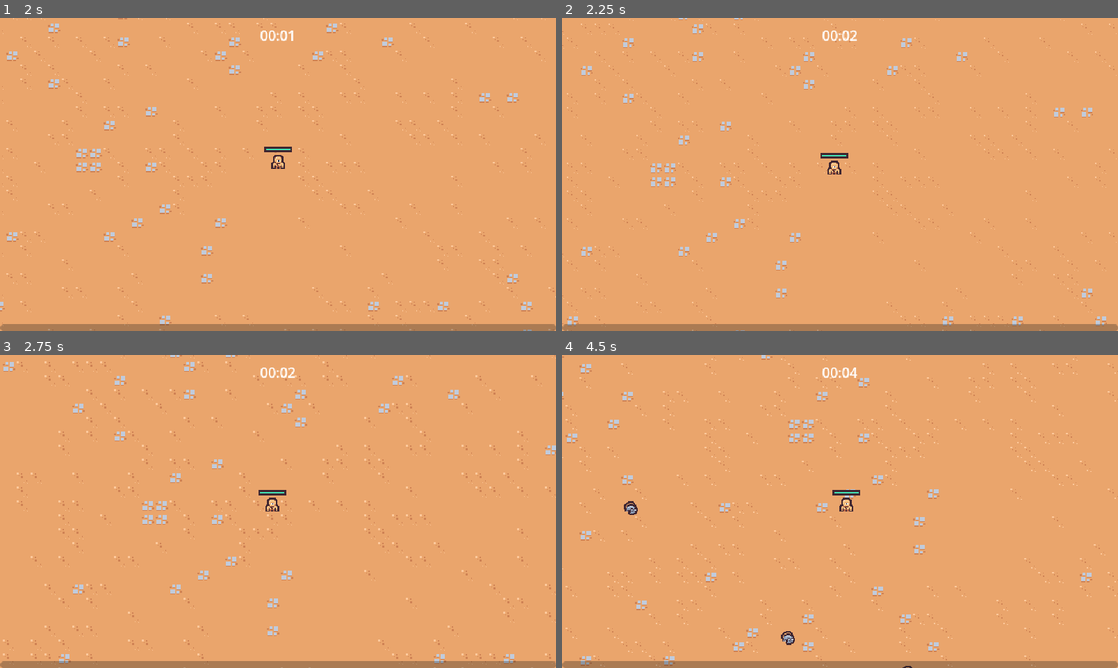
Above: before the commit, frames 1-4 (two rows, left to right).
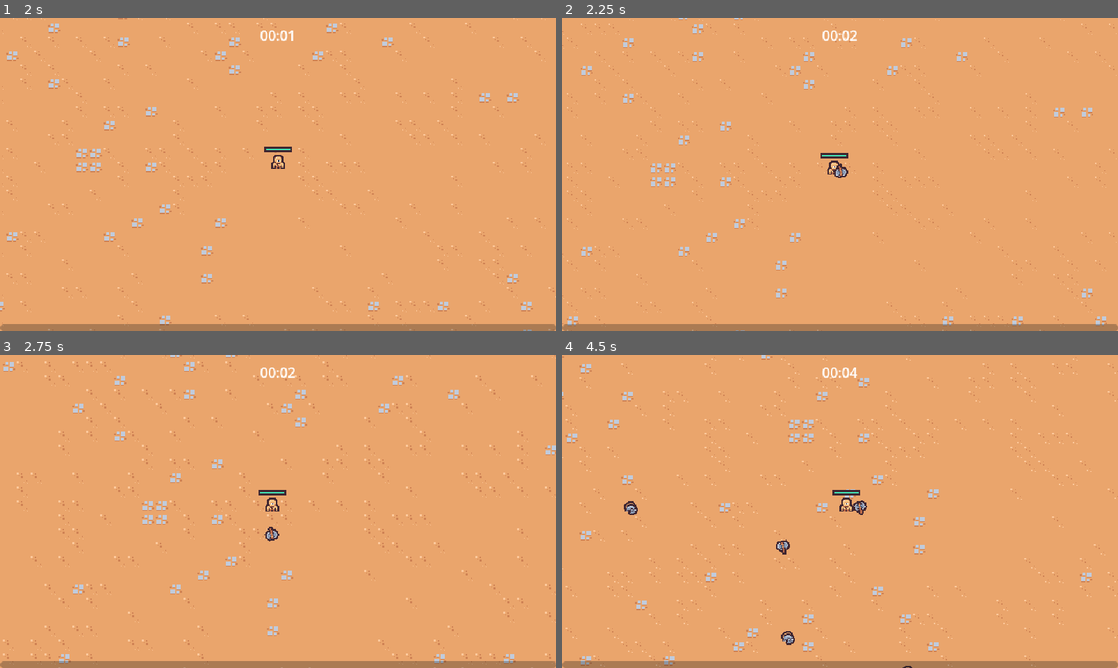
Above: after the commit, the same moments.

Repository: CullsGit/2dsurvivor
Game: Godot game, scene res://scenes/main/main.tscn
Two runs of this game, one before a commit and one after it. Both use one fixed random seed, a clock stepped at 60 frames per second and the inputs below.
Inputs (mouse positions are in pixels of both pictures, inside the frame that each line leads up to):
- Up to frame 1 (2 s): move the mouse to (250, 237) at 0.52 s; press the mouse at (250, 237) at 0.53 s; hold W (move_up) from 0.53 s (still down); move the mouse to (444, 221) at 1.27 s; release the mouse at (444, 221) at 1.28 s; click (444, 221) at 1.35 s
- Up to frame 2 (2.25 s): move the mouse to (673, 127) at 2.02 s; release W (move_up) at 2.03 s; press the mouse at (673, 127) at 2.03 s; hold A (move_left) from 2.03 s (still down)
- Up to frame 3 (2.75 s): keep holding A (move_left)
- Up to frame 4 (4.5 s): move the mouse to (867, 511) at 2.77 s; release the mouse at (867, 511) at 2.78 s; click (867, 511) at 2.85 s; move the mouse to (756, 433) at 3.52 s; release A (move_left) at 3.53 s; press the mouse at (756, 433) at 3.53 s; hold S (move_down) 3.53-4.28 s; move the mouse to (962, 495) at 4.27 s; release the mouse at (962, 495) at 4.28 s; hold D (move_right) from 4.28 s (still down); click (962, 495) at 4.35 s

Frame 1 is identical in both runs. In frame 2, less than 0.1% of the frame differs, in the area x 48-52%, y 46-52%; in frame 3, less than 0.1%; in frame 4, 0.2%, in the area x 38-55%, y 46-64%.

Commit message:
add axe ability, add axe ability animations

Diff:
--- /dev/null
+++ b/scenes/ability/axe_ability/axe_ability.gd
@@ -0,0 +1,25 @@
+extends Node2D
+
+const MAX_RADIUS = 100
+
+@onready var hitbox_component = $HitboxComponent
+
+var base_rotation = Vector2.RIGHT
+
+
+func _ready():
+	base_rotation = Vector2.RIGHT.rotated(randf_range(0, TAU))
+	var tween = create_tween()
+	tween.tween_method(tween_method, 0.0, 2.0, 3)
+	tween.tween_callback(queue_free)
+
+func tween_method(rotations):
+	var percent = rotations / 2
+	var current_radius = percent * MAX_RADIUS
+	var current_direction = base_rotation.rotated(rotations * TAU)
+
+	var player = get_tree().get_first_node_in_group('player')
+	if player == null:
+		return
+
+	global_position = player.global_position + (current_direction * current_radius)
--- /dev/null
+++ b/scenes/ability/axe_ability/axe_ability.tscn
@@ -0,0 +1,62 @@
+[gd_scene load_steps=8 format=3 uid="uid://det8ttpjdc8v0"]
+
+[ext_resource type="Texture2D" uid="uid://cikyhtfiowwax" path="res://scenes/ability/axe_ability/axe.png" id="1_4o2mv"]
+[ext_resource type="Script" uid="uid://c2m4i53bubve7" path="res://scenes/ability/axe_ability/axe_ability.gd" id="1_65u81"]
+[ext_resource type="PackedScene" uid="uid://crh55lkishbnp" path="res://scenes/component/hitbox_component.tscn" id="3_m8265"]
+
+[sub_resource type="Animation" id="Animation_m8265"]
+resource_name = "default"
+length = 0.5
+loop_mode = 1
+tracks/0/type = "value"
+tracks/0/imported = false
+tracks/0/enabled = true
+tracks/0/path = NodePath("Sprite2D:rotation")
+tracks/0/interp = 1
+tracks/0/loop_wrap = true
+tracks/0/keys = {
+"times": PackedFloat32Array(0, 0.5),
+"transitions": PackedFloat32Array(1, 1),
+"update": 0,
+"values": [0.0, 6.28319]
+}
+
+[sub_resource type="Animation" id="Animation_r58rl"]
+length = 0.001
+tracks/0/type = "value"
+tracks/0/imported = false
+tracks/0/enabled = true
+tracks/0/path = NodePath("Sprite2D:rotation")
+tracks/0/interp = 1
+tracks/0/loop_wrap = true
+tracks/0/keys = {
+"times": PackedFloat32Array(0),
+"transitions": PackedFloat32Array(1),
+"update": 0,
+"values": [0.0]
+}
+
+[sub_resource type="AnimationLibrary" id="AnimationLibrary_twdap"]
+_data = {
+&"RESET": SubResource("Animation_r58rl"),
+&"default": SubResource("Animation_m8265")
+}
+
+[sub_resource type="CircleShape2D" id="CircleShape2D_r58rl"]
+
+[node name="AxeAbility" type="Node2D"]
+script = ExtResource("1_65u81")
+
+[node name="AnimationPlayer" type="AnimationPlayer" parent="."]
+libraries = {
+&"": SubResource("AnimationLibrary_twdap")
+}
+autoplay = "default"
+
+[node name="Sprite2D" type="Sprite2D" parent="."]
+texture = ExtResource("1_4o2mv")
+
+[node name="HitboxComponent" parent="." instance=ExtResource("3_m8265")]
+
+[node name="CollisionShape2D" type="CollisionShape2D" parent="HitboxComponent"]
+shape = SubResource("CircleShape2D_r58rl")
--- /dev/null
+++ b/scenes/ability/axe_ability_controller/axe_ability_controller.gd
@@ -0,0 +1,23 @@
+extends Node
+
+@export var axe_ability_scene: PackedScene
+
+var damage = 10
+
+
+func _ready():
+	$Timer.timeout.connect(on_timer_timeout)
+
+func on_timer_timeout():
+	var player = get_tree().get_first_node_in_group("player") as Node2D
+	if player == null:
+		return
+
+	var foreground = get_tree().get_first_node_in_group('foreground_layer') as Node2D
+	if foreground == null:
+		return
+
+	var axe_instance = axe_ability_scene.instantiate() as Node2D
+	foreground.add_child(axe_instance)
+	axe_instance.global_position = player.global_position
+	axe_instance.hitbox_component.damage = damage
--- /dev/null
+++ b/scenes/ability/axe_ability_controller/axe_ability_controller.tscn
@@ -0,0 +1,12 @@
+[gd_scene load_steps=3 format=3 uid="uid://cysv401tytwyl"]
+
+[ext_resource type="Script" uid="uid://b4ors1tkl03vj" path="res://scenes/ability/axe_ability_controller/axe_ability_controller.gd" id="1_s261h"]
+[ext_resource type="PackedScene" uid="uid://det8ttpjdc8v0" path="res://scenes/ability/axe_ability/axe_ability.tscn" id="2_pxip5"]
+
+[node name="AxeAbilityController" type="Node"]
+script = ExtResource("1_s261h")
+axe_ability_scene = ExtResource("2_pxip5")
+
+[node name="Timer" type="Timer" parent="."]
+wait_time = 2.0
+autostart = true
--- a/scenes/game_object/player/player.tscn
+++ b/scenes/game_object/player/player.tscn
@@ -1,9 +1,10 @@
-[gd_scene load_steps=10 format=3 uid="uid://c0rnuwnywvr7p"]
+[gd_scene load_steps=11 format=3 uid="uid://c0rnuwnywvr7p"]
 
 [ext_resource type="Texture2D" uid="uid://cdjc3m375lni4" path="res://scenes/game_object/player/player.png" id="1_8afob"]
 [ext_resource type="Script" uid="uid://buoxmsmue1g3k" path="res://scenes/game_object/player/player.gd" id="1_dovo2"]
 [ext_resource type="PackedScene" uid="uid://blyp5kgr4vss" path="res://scenes/ability/sword_ability_controller/sword_ability_controller.tscn" id="2_gmlin"]
 [ext_resource type="PackedScene" uid="uid://bg7gs4wsbt654" path="res://scenes/component/health_component.tscn" id="3_ss5pk"]
+[ext_resource type="PackedScene" uid="uid://cysv401tytwyl" path="res://scenes/ability/axe_ability_controller/axe_ability_controller.tscn" id="3_tj6oj"]
 
 [sub_resource type="StyleBoxFlat" id="StyleBoxFlat_ss5pk"]
 bg_color = Color(0.247059, 0.14902, 0.192157, 1)
@@ -33,6 +34,8 @@
 [node name="AbilityManager" type="Node" parent="."]
 
 [node name="SwordAbilityController" parent="AbilityManager" instance=ExtResource("2_gmlin")]
+
+[node name="AxeAbilityController" parent="AbilityManager" instance=ExtResource("3_tj6oj")]
 
 [node name="HealthComponent" parent="." instance=ExtResource("3_ss5pk")]
 
Binary file added: scenes/ability/axe_ability/axe.png
Not shown, added: scenes/ability/axe_ability/axe.png.import
Not shown, added: scenes/ability/axe_ability/axe_ability.gd.uid
Not shown, added: scenes/ability/axe_ability_controller/axe_ability_controller.gd.uid
